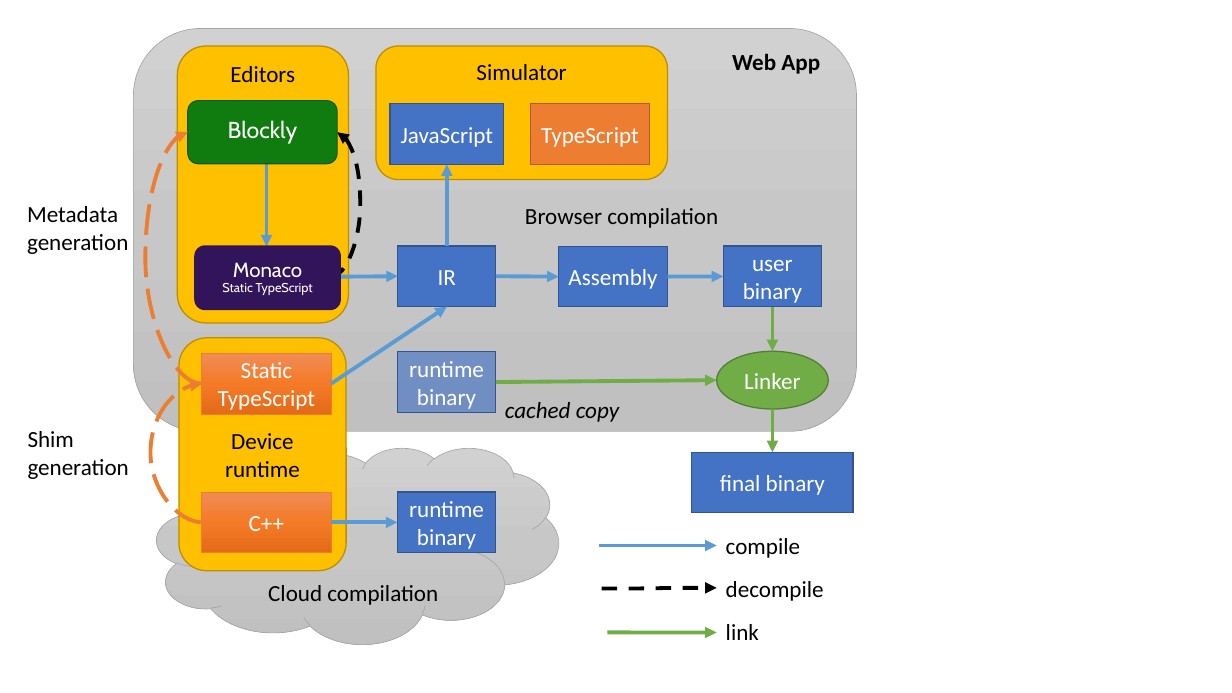
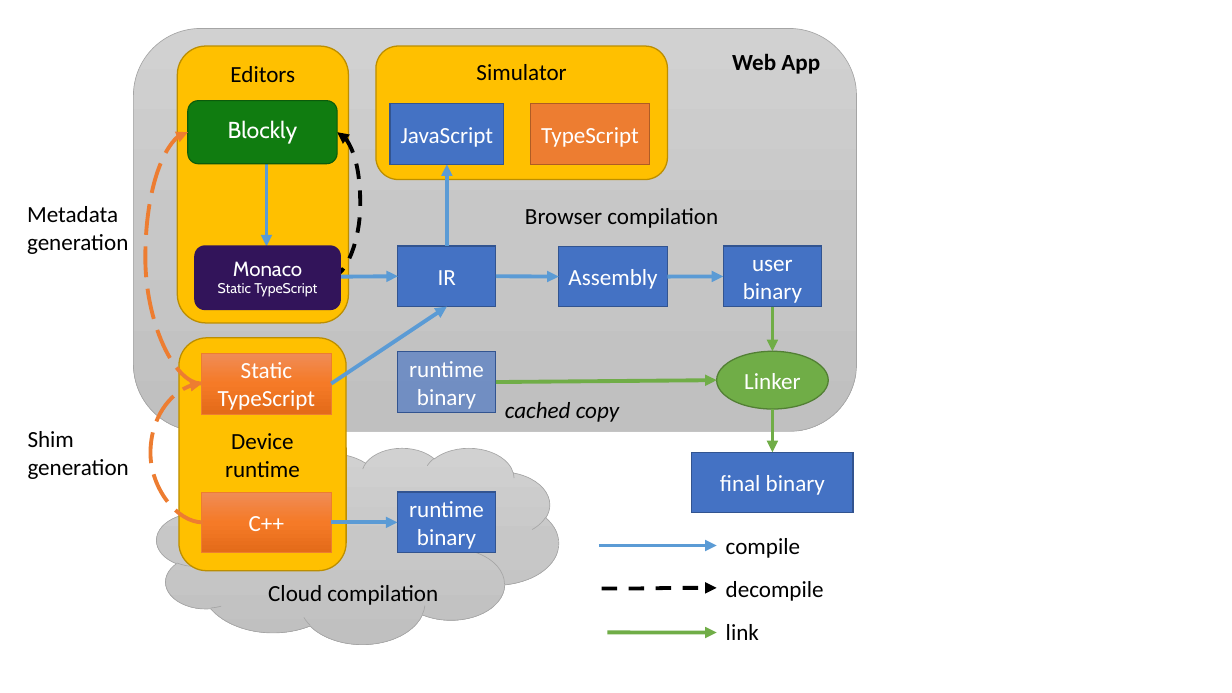
Before and after one commit to microsoft/pxt, a slide deck: slide 2 of papers/tr2017/diagrams.pptx. Drawn at 1232x693 pixels with LibreOffice and Linux fonts; fonts in the diff are those of the drawing. Boxes give left, top, right and bottom in pixels: in the first picture for what was removed or moved away, otherwise in the second. Text is boxed around its words. In the diff, an @@ line names an element or a change of style, - is before the commit and + after.

```diff
--- a/papers/tr2017/diagrams.pptx
+++ b/papers/tr2017/diagrams.pptx
@@ text in rounded rectangle at bbox=[218, 283, 317, 297]: size 10 to 11 pt in "Static TypeScript" @@
```
Also in this commit, not shown: 1 other file.
